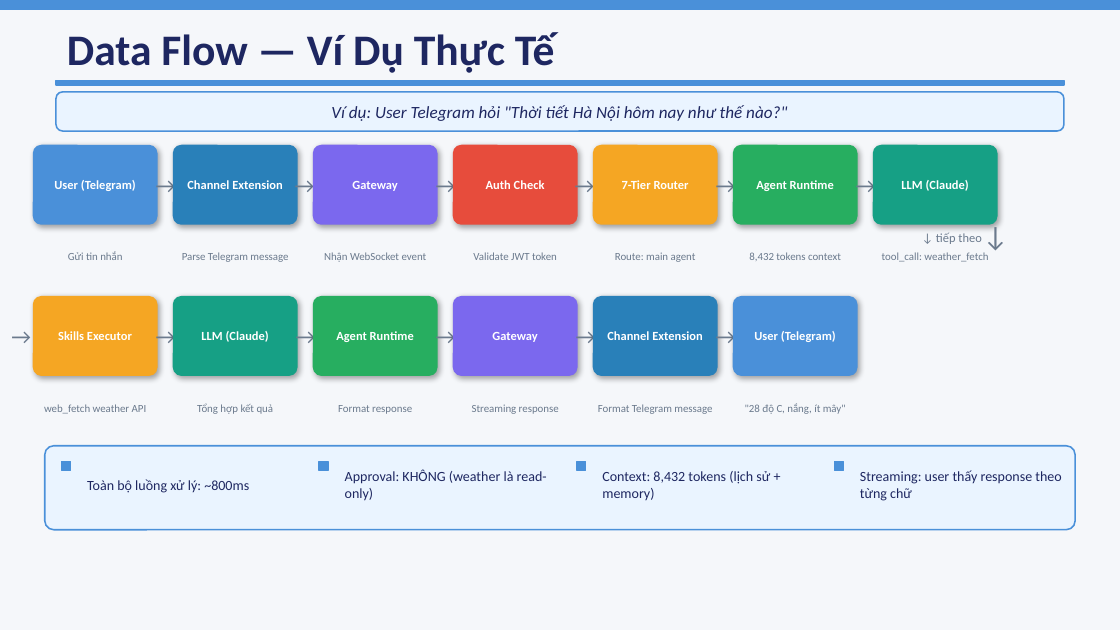
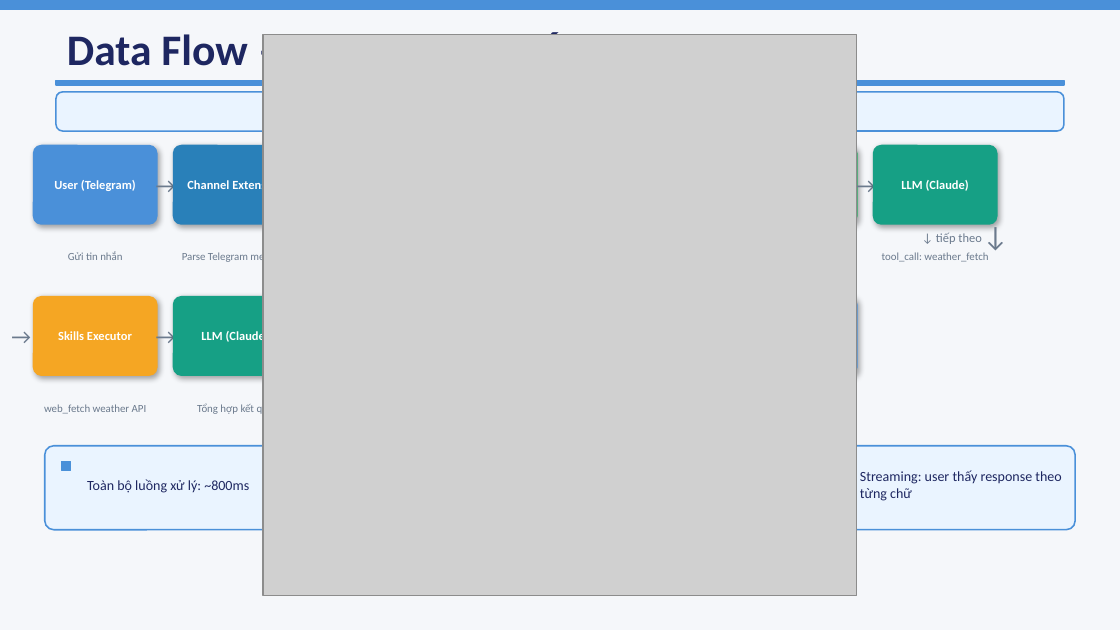
Before and after one commit to dvduongth/research_doc, a slide deck: slide 21 of open_claw/presentation/OpenClaw_Presentation.pptx. Drawn at 1120x630 pixels with LibreOffice and Linux fonts; fonts in the diff are those of the drawing; grey boxes stand for pictures. Boxes give left, top, right and bottom in pixels: in the first picture for what was removed or moved away, otherwise in the second. Text is boxed around its words. In the diff, an @@ line names an element or a change of style, - is before the commit and + after.

```diff
--- a/open_claw/presentation/OpenClaw_Presentation.pptx
+++ b/open_claw/presentation/OpenClaw_Presentation.pptx
@@ picture added at (x1=263, y1=35, x2=857, y2=596) @@
@@ text removed at (x1=331, y1=105, x2=787, y2=121) @@
-Ví dụ: User Telegram hỏi "Thời tiết Hà Nội hôm nay như thế nào?"
@@ text removed at (x1=289, y1=168, x2=320, y2=202) @@
-→
@@ text removed at (x1=430, y1=168, x2=461, y2=202) @@
-→
@@ text removed at (x1=569, y1=168, x2=600, y2=202) @@
-→
@@ text removed at (x1=710, y1=168, x2=741, y2=202) @@
-→
@@ text removed at (x1=352, y1=181, x2=397, y2=191) @@
-Gateway
@@ text removed at (x1=486, y1=180, x2=545, y2=189) @@
-Auth Check
@@ text removed at (x1=622, y1=180, x2=689, y2=189) @@
-7-Tier Router
@@ text removed at (x1=756, y1=180, x2=834, y2=191) @@
-Agent Runtime
@@ text removed at (x1=324, y1=252, x2=427, y2=262) @@
-Nhận WebSocket event
@@ text removed at (x1=473, y1=252, x2=557, y2=260) @@
-Validate JWT token
@@ text removed at (x1=615, y1=252, x2=696, y2=262) @@
-Route: main agent
@@ text removed at (x1=749, y1=252, x2=841, y2=261) @@
-8,432 tokens context
@@ text removed at (x1=290, y1=319, x2=321, y2=353) @@
-→
@@ text removed at (x1=430, y1=319, x2=461, y2=353) @@
-→
@@ text removed at (x1=570, y1=319, x2=601, y2=353) @@
-→
@@ text removed at (x1=710, y1=319, x2=741, y2=353) @@
-→
@@ text removed at (x1=336, y1=331, x2=414, y2=342) @@
-Agent Runtime
@@ text removed at (x1=492, y1=332, x2=537, y2=342) @@
-Gateway
@@ text removed at (x1=607, y1=331, x2=702, y2=340) @@
-Channel Extension
@@ text removed at (x1=754, y1=331, x2=836, y2=342) @@
-User (Telegram)
@@ text removed at (x1=338, y1=405, x2=412, y2=414) @@
-Format response
@@ text removed at (x1=472, y1=404, x2=559, y2=414) @@
-Streaming response
@@ text removed at (x1=598, y1=404, x2=712, y2=414) @@
-Format Telegram message
@@ text removed at (x1=745, y1=403, x2=846, y2=414) @@
-"28 độ C, nắng, ít mây"
@@ rectangle removed at (x1=319, y1=461, x2=328, y2=470) @@
@@ text removed at (x1=345, y1=469, x2=547, y2=501) @@
-Approval: KHÔNG (weather là read-only)
@@ rectangle removed at (x1=577, y1=461, x2=586, y2=470) @@
@@ text removed at (x1=602, y1=471, x2=770, y2=500) @@
-Context: 8,432 tokens (lịch sử + memory)
@@ rectangle removed at (x1=834, y1=461, x2=843, y2=470) @@
```
Also in this commit, not shown: 10 other slides changed, 4 slides added, 47 other files.
